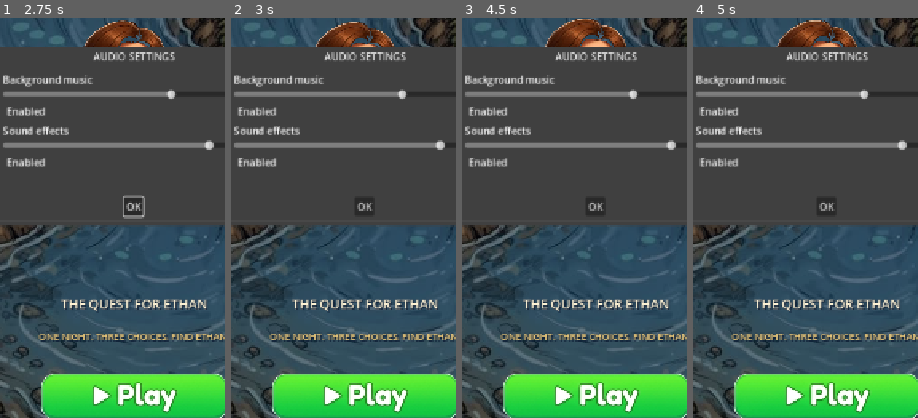
Above: before the commit, frames 1-4 (left to right).
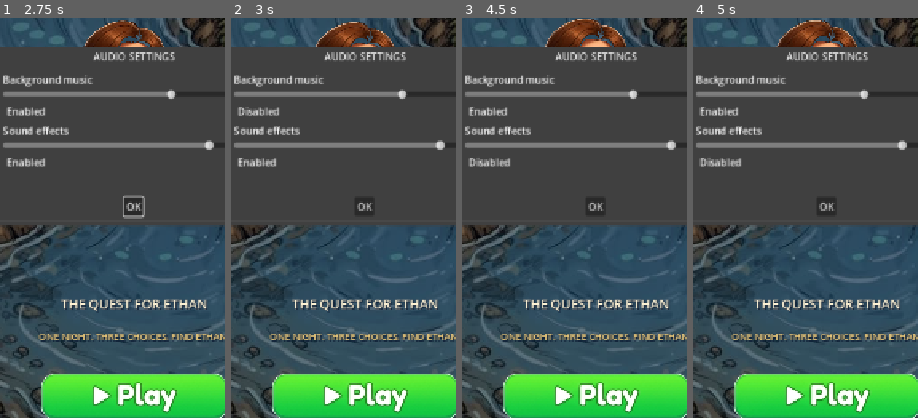
Above: after the commit, the same moments.

Repository: princebelieve/Save-The-Baby-New
Game: Godot game, scene res://scenes/boot/Boot.tscn
Same seed, same stepped clock (60 frames per second), same inputs: the game is played once before the commit and once after it.
Inputs (mouse positions are % of the whole screen's width and height, from its top left):
- Up to frame 1 (2.75 s): click (64, 7) at 0.5 s; click (77, 7) at 1.25 s; click (89, 3) at 2 s
- Up to frame 2 (3 s): click "Enabled" at 2.75 s
- Up to frame 3 (4.5 s): click (50, 46) at 3.5 s, where only the run after the commit has a clickable "Disabled"; click "Enabled" at 4.25 s
- Up to frame 4 (5 s): no input
The pictures show only the part of the screen within x 20-70%, y 34-84%; the shares and areas given below are measured in that part.

Frame 1 is identical in both runs. In frame 2, 0.2% of the frame differs, in the area x 3-22%, y 22-25%; in frame 3, 0.2%, in the area x 3-22%, y 35-38%; in frame 4, 0.2%.

Commit message:
Sound toggle working correctly

Diff:
--- a/project.godot
+++ b/project.godot
@@ -13,12 +13,9 @@
 config/name="Save The Baby"
 run/main_scene="uid://d4l6yynhehsfw"
 config/features=PackedStringArray("4.6", "Mobile")
+boot_splash/bg_color=Color(0.035, 0.075, 0.12, 1)
+boot_splash/image="res://assets/sprites/ui/game_logo_cutout.png"
 config/icon="res://assets/sprites/ui/game_logo_cutout.png"
-boot_splash/image="res://assets/sprites/ui/game_logo_cutout.png"
-boot_splash/bg_color=Color(0.035, 0.075, 0.12, 1)
-boot_splash/show_image=true
-boot_splash/fullsize=true
-boot_splash/use_filter=true
 
 [audio]
 
--- a/scripts/game/Game.gd
+++ b/scripts/game/Game.gd
@@ -671,9 +671,9 @@
 		volume.value_changed.connect(_set_audio_volume.bind(bus_kind))
 		settings.add_child(volume)
 		var enabled := CheckButton.new()
-		enabled.text = "Enabled"
 		enabled.button_pressed = audio_manager.is_music_enabled() if bus_kind == "music" else audio_manager.is_sfx_enabled()
-		enabled.toggled.connect(_set_audio_enabled.bind(bus_kind))
+		enabled.text = "Enabled" if enabled.button_pressed else "Disabled"
+		enabled.toggled.connect(_set_audio_enabled.bind(bus_kind, enabled))
 		settings.add_child(enabled)
 	popup.add_child(settings)
 	if _tutorial_active and _tutorial_action == "settings":
@@ -706,10 +706,11 @@
 		audio_manager.set_sfx_enabled(value > 0.0)
 
 
-func _set_audio_enabled(enabled: bool, kind: String) -> void:
+func _set_audio_enabled(enabled: bool, kind: String, indicator: CheckButton) -> void:
 	var audio_manager := get_node_or_null("Managers/AudioManager")
 	if audio_manager == null:
 		return
+	indicator.text = "Enabled" if enabled else "Disabled"
 	if kind == "music":
 		audio_manager.set_music_enabled(enabled)
 	else:
--- a/scripts/managers/AudioManager.gd
+++ b/scripts/managers/AudioManager.gd
@@ -87,6 +87,7 @@
 		stream.loop = bool(entry.get("loop", false))
 	_music_player.stream = stream
 	_music_player.play()
+	_music_player.stream_paused = _muted or not _music_enabled
 
 	emit_signal("music_changed", track)
 
@@ -104,12 +105,12 @@
 
 
 func resume_music() -> void:
-	if _music_player.stream_paused:
-		_music_player.stream_paused = false
+	if _music_player != null and _music_player.playing:
+		_music_player.stream_paused = _muted or not _music_enabled
 
 
 func play_sfx(sound) -> void:
-	if sound == null:
+	if sound == null or _muted or not _sfx_enabled:
 		return
 
 	var resolved_sound := _resolve_audio_id("sfx", sound)
@@ -164,6 +165,8 @@
 
 func set_music_enabled(enabled: bool) -> void:
 	_music_enabled = enabled
+	if _music_player != null and _music_player.playing:
+		_music_player.stream_paused = _muted or not _music_enabled
 	_apply_bus_volumes()
 
 
@@ -173,6 +176,8 @@
 
 func set_sfx_enabled(enabled: bool) -> void:
 	_sfx_enabled = enabled
+	if not _sfx_enabled:
+		_stop_all_sfx()
 	_apply_bus_volumes()
 
 
@@ -190,11 +195,16 @@
 
 func mute() -> void:
 	_muted = true
+	if _music_player != null and _music_player.playing:
+		_music_player.stream_paused = true
+	_stop_all_sfx()
 	_apply_bus_volumes()
 
 
 func unmute() -> void:
 	_muted = false
+	if _music_player != null and _music_player.playing:
+		_music_player.stream_paused = not _music_enabled
 	_apply_bus_volumes()
 
 
@@ -249,24 +259,34 @@
 
 	var master_bus := AudioServer.get_bus_index("Master")
 	if master_bus != -1:
+		AudioServer.set_bus_mute(master_bus, _muted)
 		AudioServer.set_bus_volume_db(
 			master_bus,
 			_linear_to_db(master)
 		)
-
 	var music_bus := AudioServer.get_bus_index(_music_bus_name)
 	if music_bus != -1:
+		AudioServer.set_bus_mute(music_bus, _muted or not _music_enabled)
 		AudioServer.set_bus_volume_db(
 			music_bus,
-			_linear_to_db(master * music)
+			_linear_to_db(music)
 		)
 
 	var sfx_bus := AudioServer.get_bus_index(_sfx_bus_name)
 	if sfx_bus != -1:
+		AudioServer.set_bus_mute(sfx_bus, _muted or not _sfx_enabled)
 		AudioServer.set_bus_volume_db(
 			sfx_bus,
-			_linear_to_db(master * sfx)
+			_linear_to_db(sfx)
 		)
+
+
+func _stop_all_sfx() -> void:
+	for player in _sfx_players.values():
+		if is_instance_valid(player):
+			player.stop()
+			player.queue_free()
+	_sfx_players.clear()
 
 
 func _linear_to_db(value: float) -> float:
Not shown, added: export_presets.cfg
